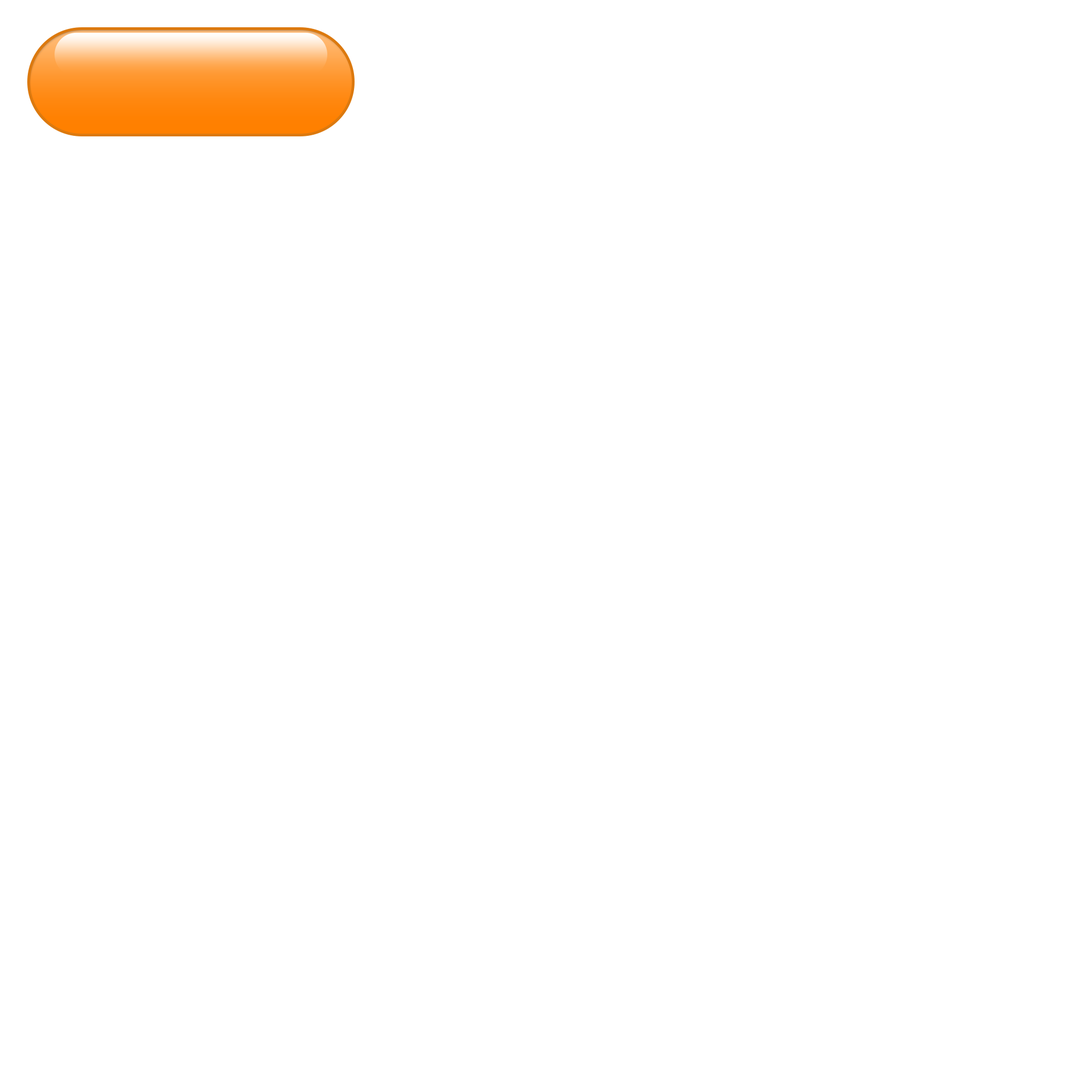
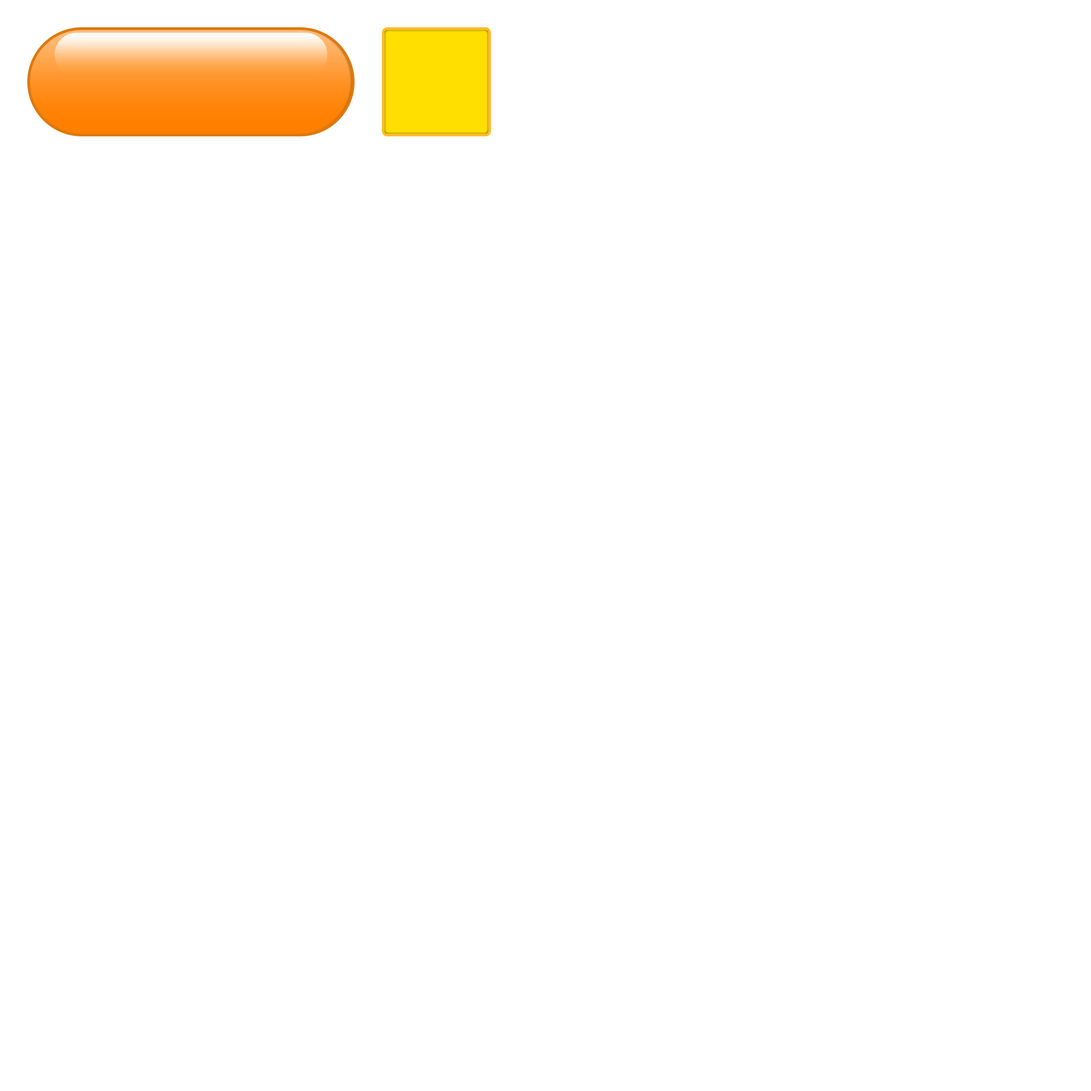
Comparing the layer stacks of the two (1091, 1091) images. Changes:
added group "Panel" with 1 layers above "Background" over [382, 27, 492, 137]
added layer "Rectangle 3" in group "Panel" over [382, 27, 492, 137]
